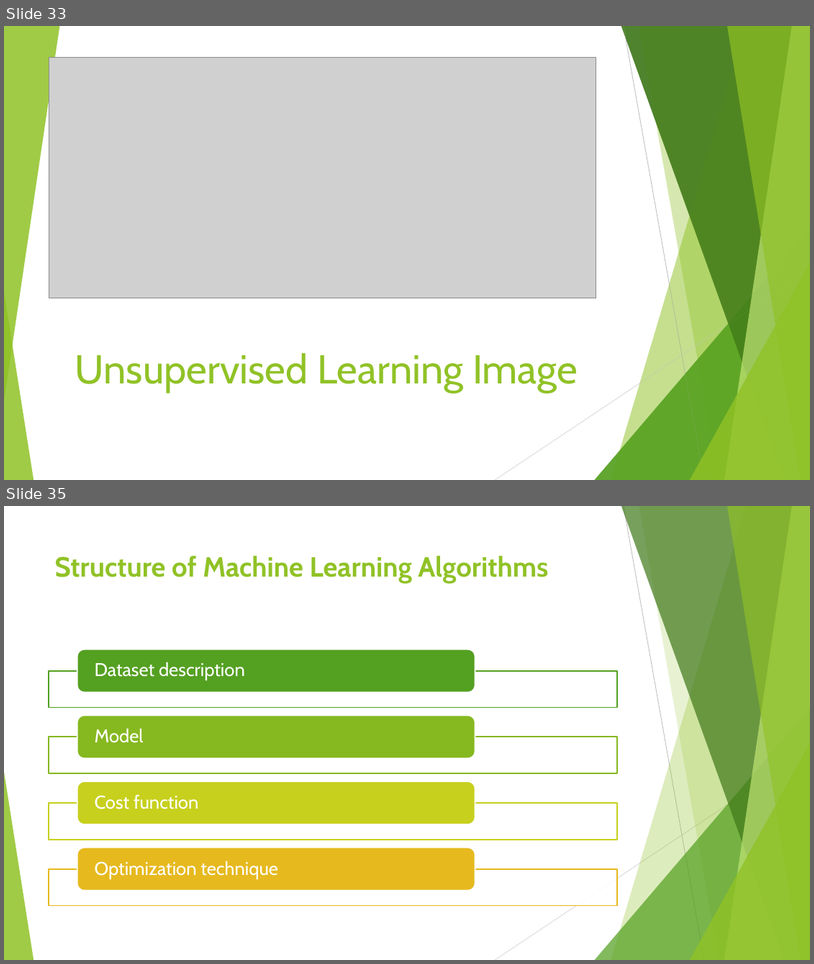
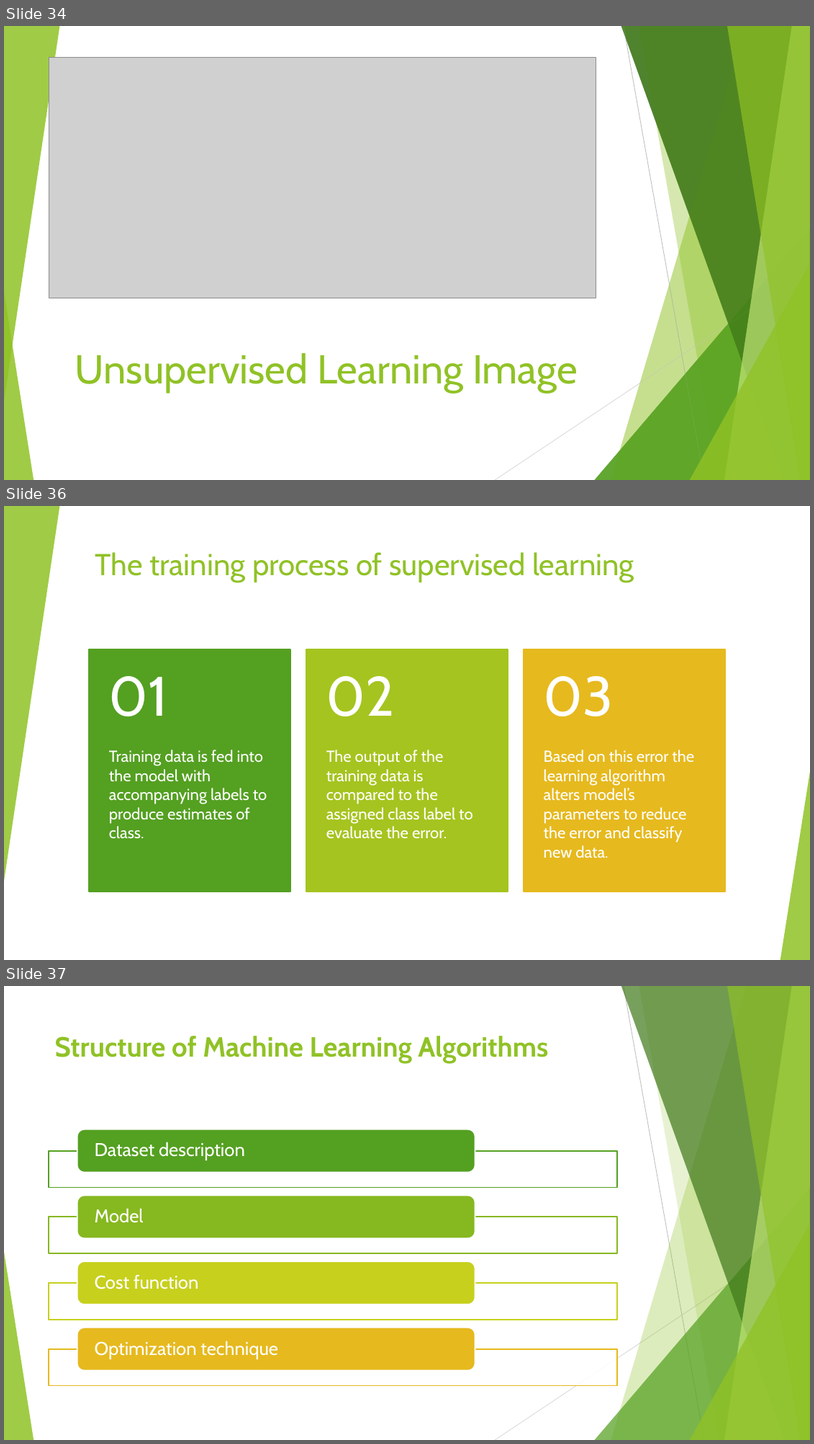
Before and after one commit to sandipgoswami/Mythesis, a slide deck: Sign language/Defence PPT/Sandip-thesis.pptx. Shown one above the other, each under a label of ours: slides 33 and 35 before the commit, slides 34, 36 and 37 after it; the slides between them are not shown. The pictures are 814x964 and 814x1444 pixels, drawn with LibreOffice and Linux fonts; fonts in the diff are those of the drawing; grey boxes stand for pictures. Boxes give left, top, right and bottom in pixels: in the first picture for what was removed or moved away, otherwise in the second. Text is boxed around its words. In the diff, an @@ line names an element or a change of style, - is before the commit and + after.

```diff
--- a/Sign language/Defence PPT/Sandip-thesis.pptx
+++ b/Sign language/Defence PPT/Sandip-thesis.pptx
@@ slide 36 added at [4, 506, 810, 960], background #FFFFFF; not listed: 10 template elements that a slide beside it also shows @@
@@ rectangle added at [4, 506, 810, 960], fill #FFFFFF @@
@@ triangle added at [4, 506, 59, 881], fill #90C226 at 85% opacity @@
@@ title added at [95, 552, 635, 582], 36 pt, text #90C226 @@
+The training process of supervised learning
@@ group added at [89, 649, 725, 890]: 6 texts, 3 rectangles @@
+Training data is fed into the model with accompanying labels to produce estimates of class.
+01
+The output of the training data is compared to the assigned class label to evaluate the error.
+02
+Based on this error the learning algorithm alters model’s parameters to reduce the error and classify new data.
+03
@@ triangle added at [781, 772, 810, 960], fill #90C226 at 85% opacity @@
@@ what was slide 33 is now slide 34 @@
@@ what was slide 35 is now slide 37 @@
```
Also in this commit, not shown: 13 slides changed, 6 other slides added, 6 other files.
